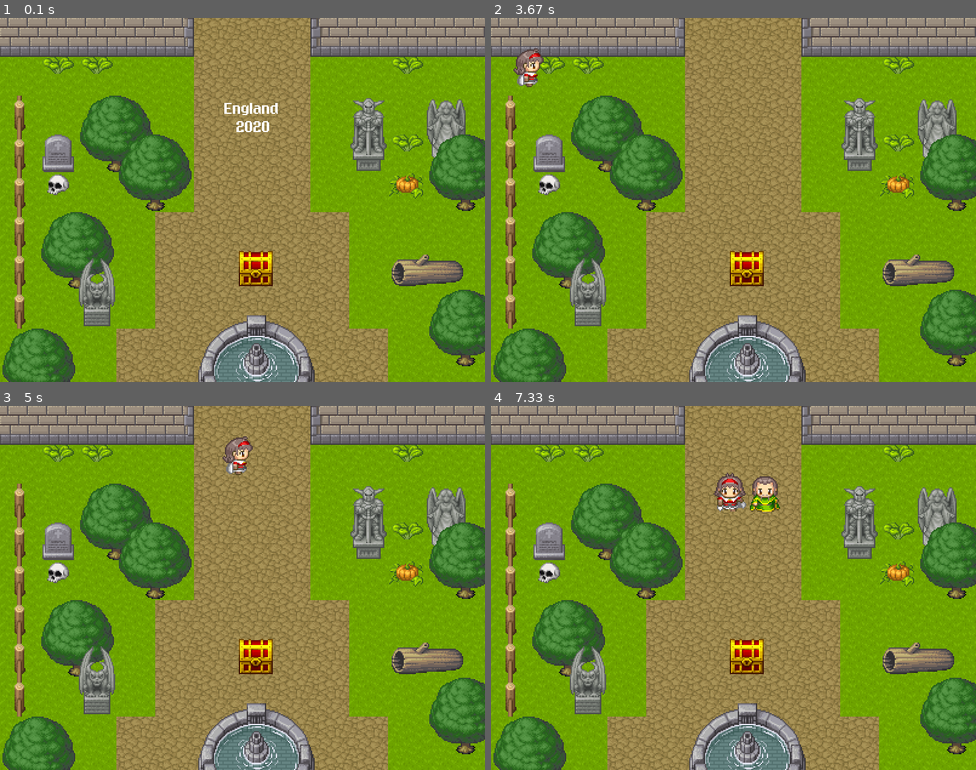
Above: before the commit, frames 1-4 (two rows, left to right).
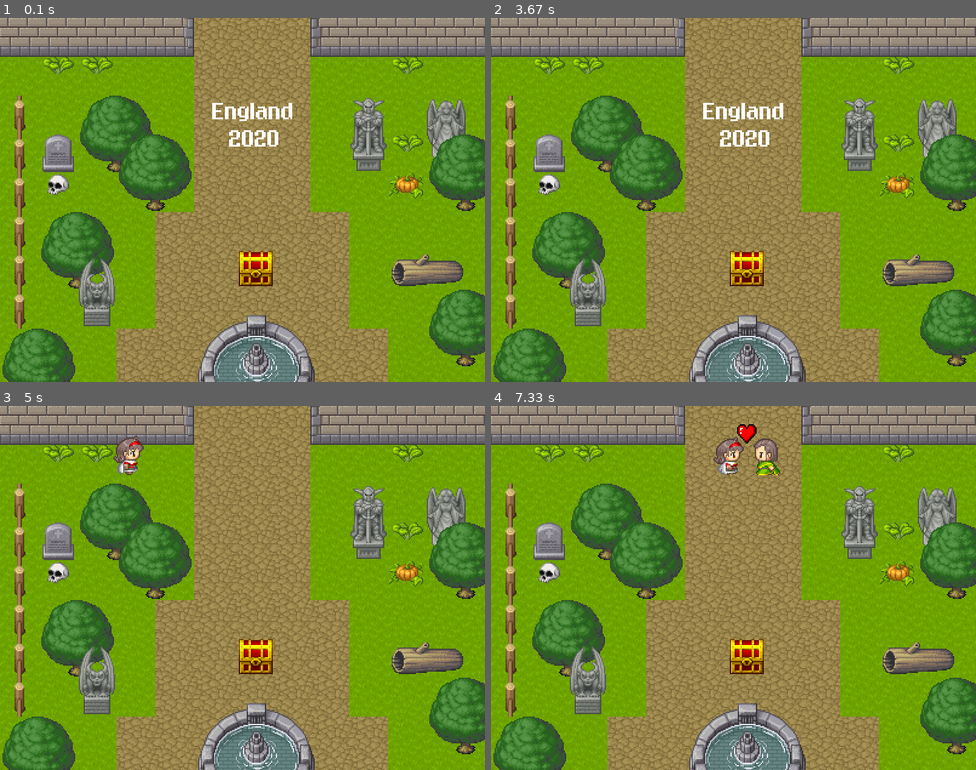
Above: after the commit, the same moments.

Repository: starfighter-dev/pygame-experiments
Game: pygame game, started from sword/automated.py
Two runs of this game, one before a commit and one after it. Both use one fixed random seed, a clock stepped at 60 frames per second and the inputs below.
Inputs:
- Up to frame 1 (0.1 s): no input
- Up to frame 2 (3.67 s): no input
- Up to frame 3 (5 s): no input
- Up to frame 4 (7.33 s): no input

The runs differ from the first frame. In frame 1, 0.7% of the frame differs, in the area x 43-61%, y 23-36%; in frame 2, 1.1%; in frame 3, 0.9%; in frame 4, 2.0%, in the area x 45-60%, y 5-29%.

Commit message:
new bits

Diff:
--- a/sword/automated.py
+++ b/sword/automated.py
@@ -88,14 +88,19 @@
    show_key = False
    show_bear = False
    show_cake = False
+   done_hoot = False
+   did_fade = False
    cake_x = 290
    cake_y = 5
 
+   hoot_sound = pygame.mixer.Sound("sound/hoot.wav")
+   ufo_sound = pygame.mixer.Sound("sound/ufo.wav")
    pop_sound = pygame.mixer.Sound("sound/pop.wav")
    open_sound = pygame.mixer.Sound("sound/unlock.wav")
    pygame.mixer.init()
    pygame.mixer.music.load('sound/lullaby.wav')
 
+   scan = pygame.image.load('pictures/scan.jpg')
    spritesheet = SpriteSheet('tiles/sheet.png')
    pumpkin = spritesheet.image_at( (ts*6,ts*20,ts,ts), -1 )
    seedling = spritesheet.image_at( (ts*7,ts*19,ts,ts), -1 )
@@ -129,7 +134,7 @@
    morgan = Character('morgan', -64, 50)
    zander = Character('zander', -64, 70)
    ghost  = Character('ghost', -120, 70)
-   ace   = Character('ace', 575, 188)
+   ace   = Character('alex', 575, 188)
    geoff = Character('geoff', 450, -80)
    martin = Character('martin', 800+64+20, 50)
 
@@ -201,74 +206,78 @@
 
       loc_x = 0;
       loc_y = 0;
-      for map_y in background:
-         for map_x in map_y:
-            if map_x == 'S1':
-               gameDisplay.blit(stone1,(loc_x,loc_y))
-            if map_x == 'S2':
-               gameDisplay.blit(stone2,(loc_x,loc_y))
-            if map_x == 'S3':
-               gameDisplay.blit(stone3,(loc_x,loc_y))
-            if map_x == 'G1':
-               gameDisplay.blit(ground1,(loc_x,loc_y))
-            if map_x == 'G2':
-               gameDisplay.blit(ground2,(loc_x,loc_y))
-            if map_x == 'G3':
-               gameDisplay.blit(ground3,(loc_x,loc_y))
-            if map_x == 'P1':
-               gameDisplay.blit(path1,(loc_x,loc_y))
-            loc_x = loc_x + scalesize
-         loc_y = loc_y + scalesize
-         loc_x = 0;
+      if did_fade == False:
+         for map_y in background:
+            for map_x in map_y:
+               if map_x == 'S1':
+                  gameDisplay.blit(stone1,(loc_x,loc_y))
+               if map_x == 'S2':
+                  gameDisplay.blit(stone2,(loc_x,loc_y))
+               if map_x == 'S3':
+                  gameDisplay.blit(stone3,(loc_x,loc_y))
+               if map_x == 'G1':
+                  gameDisplay.blit(ground1,(loc_x,loc_y))
+               if map_x == 'G2':
+                  gameDisplay.blit(ground2,(loc_x,loc_y))
+               if map_x == 'G3':
+                  gameDisplay.blit(ground3,(loc_x,loc_y))
+               if map_x == 'P1':
+                  gameDisplay.blit(path1,(loc_x,loc_y))
+               loc_x = loc_x + scalesize
+            loc_y = loc_y + scalesize
+            loc_x = 0;
 
       loc_x = 0;
       loc_y = 0;
-      for map_y in foreground:
-         for map_x in map_y:
-            if map_x == 'GR':
-               gameDisplay.blit(grave,(loc_x,loc_y))
-            if map_x == 'SK':
-               gameDisplay.blit(skull,(loc_x,loc_y))
-            if map_x == 'PD':
-               gameDisplay.blit(seedling,(loc_x,loc_y))
-            if map_x == 'PU':
-               gameDisplay.blit(pumpkin,(loc_x,loc_y))
-            if map_x == 'T2':
-               gameDisplay.blit(tree2,(loc_x,loc_y))
-            if map_x == 'F1':
-               gameDisplay.blit(fence,(loc_x,loc_y))
-            if map_x == 'L1':
-               gameDisplay.blit(log,(loc_x,loc_y))
-            if map_x == 'A2':
-               gameDisplay.blit(statue2,(loc_x,loc_y))
-            if map_x == 'A3':
-               gameDisplay.blit(statue3,(loc_x,loc_y))
-            if map_x == 'A1':
-               if not summoned:
-                  statue_x = loc_x
-                  statue_y = loc_y
-                  if summoning > 0:
-                     summoning = summoning + 1
-                     statue_x = statue_x + random.randint(-5,5)
-                     statue_y = statue_y + random.randint(-5,5)
-                     if summoning > 80:
-                        # ugh python - ??
-                        dim = statue.get_size()
-                        lst = list(dim)
-                        lst[0] = lst[0] + 100;
-                        lst[1] = lst[1] + 100;
-                        dim = tuple(lst)
-                        statue_x = statue_x - 50 * (summoning-80)
-                        statue_y = statue_y - 50 * (summoning-80)
-                        statue  = pygame.transform.scale(statue, dim)
-                        if summoning == 97:
-                           pygame.mixer.Sound.play(pop_sound)
-                     if summoning > 100:
-                        summoned = True
-                  gameDisplay.blit(statue,(statue_x,statue_y))
-            loc_x = loc_x + scalesize
-         loc_y = loc_y + scalesize
-         loc_x = 0;
+      if did_fade == False:
+         for map_y in foreground:
+            for map_x in map_y:
+               if map_x == 'GR':
+                  gameDisplay.blit(grave,(loc_x,loc_y))
+               if map_x == 'SK':
+                  gameDisplay.blit(skull,(loc_x,loc_y))
+               if map_x == 'PD':
+                  gameDisplay.blit(seedling,(loc_x,loc_y))
+               if map_x == 'PU':
+                  gameDisplay.blit(pumpkin,(loc_x,loc_y))
+               if map_x == 'T2':
+                  gameDisplay.blit(tree2,(loc_x,loc_y))
+               if map_x == 'F1':
+                  gameDisplay.blit(fence,(loc_x,loc_y))
+               if map_x == 'L1':
+                  gameDisplay.blit(log,(loc_x,loc_y))
+               if map_x == 'A2':
+                  gameDisplay.blit(statue2,(loc_x,loc_y))
+               if map_x == 'A3':
+                  gameDisplay.blit(statue3,(loc_x,loc_y))
+               if map_x == 'A1':
+                  if not summoned:
+                     statue_x = loc_x
+                     statue_y = loc_y
+                     if summoning > 0:
+                        if summoning == 1:
+                           pygame.mixer.Sound.play(ufo_sound)
+                        summoning = summoning + 1
+                        statue_x = statue_x + random.randint(-5,5)
+                        statue_y = statue_y + random.randint(-5,5)
+                        if summoning > 80:
+                           # ugh python - ??
+                           dim = statue.get_size()
+                           lst = list(dim)
+                           lst[0] = lst[0] + 100;
+                           lst[1] = lst[1] + 100;
+                           dim = tuple(lst)
+                           statue_x = statue_x - 50 * (summoning-80)
+                           statue_y = statue_y - 50 * (summoning-80)
+                           statue  = pygame.transform.scale(statue, dim)
+                           if summoning == 117:
+                              pygame.mixer.Sound.play(pop_sound)
+                        if summoning > 120:
+                           summoned = True
+                     gameDisplay.blit(statue,(statue_x,statue_y))
+               loc_x = loc_x + scalesize
+            loc_y = loc_y + scalesize
+            loc_x = 0;
 
       # Foreground tiles that don't fit into my tile engine
       if chest != 'hidden':
@@ -284,8 +293,8 @@
          gameDisplay.blit(cake_hover, (cake_x,cake_y))
 
 
-
-      gameDisplay.blit(fountain,(327,490))
+      if did_fade != True:
+         gameDisplay.blit(fountain,(327,490))
 
       gameDisplay.blit(morgan.get_image(), morgan.get_location())
       gameDisplay.blit(martin.get_image(), martin.get_location())
@@ -304,16 +313,21 @@
 
       # Morgan walks in to the right
       if phase == 0:
+         if done_hoot != True:
+            pygame.mixer.Sound.play(hoot_sound)
+            done_hoot = True
          t1 = cat1.move_right(900)
          t2 = cat2.move_left(-100)
          t3 = cat3.move_right(900)
          font = 'EightBitDragon-anqx.ttf'
-         font = pygame.font.Font(font,20)
-         gameDisplay.blit(font.render('England',1,(255,255,255)),(370,140))
-         gameDisplay.blit(font.render('2020',1,(255,255,255)),(390,170))
+         font = pygame.font.Font(font,30)
+         gameDisplay.blit(font.render('England',1,(255,255,255)),(350,140))
+         gameDisplay.blit(font.render('2020',1,(255,255,255)),(378,185))
          if t1 and t2 and t3:
-            print('done cats')
-            phase = 1
+            frame_counter = frame_counter + 1
+            if frame_counter > 50:
+               frame_counter = 0
+               phase = 1
 
       if phase == 1:
          if morgan.move_right(360):
@@ -465,7 +479,7 @@
 
       if phase == 30:
          show_cake = False
-         dialogue(zander,'Mom, what\'s in the chest?')
+         dialogue(zander,'Wait, what\'s in the chest?')
          phase = 31
 
       if phase == 31:
@@ -528,7 +542,7 @@
          phase = 42
 
       if phase == 42:
-         dialogue(morgan,'Arriving May 2020')
+         dialogue(morgan,'Arriving April 2021')
          phase = 43
 
       if phase == 43:
@@ -544,12 +558,35 @@
          phase = 46
 
       if phase == 46:
-         dialogue(martin,'I hope you are excited as we are!')
+         dialogue(martin,'We hope you are excited as we are!')
          phase = 47
 
       if phase == 47:
+         frame_counter = frame_counter + 1
+         if frame_counter > 100:
+            frame_counter = 0
+            phase = 48
+
+      if phase == 48:
+         did_fade = True
          fadeout()
-         phase = 48
+         phase = 49
+
+      if phase == 49:
+         pygame.draw.rect(gameDisplay,(0,0,0),(30,30,740,540))
+         font_heading = 'EightBitDragon-anqx.ttf'
+         font_heading = pygame.font.Font(font_heading,20)
+         font_body = 'EightBitDragon-anqx.ttf'
+         font_body = pygame.font.Font(font_body,15)
+         gameDisplay.blit(font_heading.render('Sound Credits',1,(255,255,255)),(320,60))
+         gameDisplay.blit(font_body.render('https://freesound.org/people/BeezleFM (unlock)',1,(193,193,193)),(140,100))
+         gameDisplay.blit(font_body.render('https://freesound.org/people/erkanozan/ (ufo)',1,(193,193,193)),(140,120))
+         gameDisplay.blit(font_body.render('https://freesound.org/people/Breviceps/ (owl)',1,(193,193,193)),(140,140))
+         gameDisplay.blit(font_heading.render('Lullaby Music',1,(255,255,255)),(330,180))
+         gameDisplay.blit(font_body.render('David Vitas @davidvitas',1,(193,193,193)),(290,220))
+         gameDisplay.blit(scan, (150,280))
+
+
 
       #cat1 = Character('cat1', -100, 20)
       #cat2 = Character('cat2', 900, 40)
Renamed: sword/characters/ace.png -> sword/characters/alex.png
Binary file added: sword/pictures/scan.jpg
Not shown, added: sword/sound/hoot.wav
Not shown, added: sword/sound/ufo.wav
